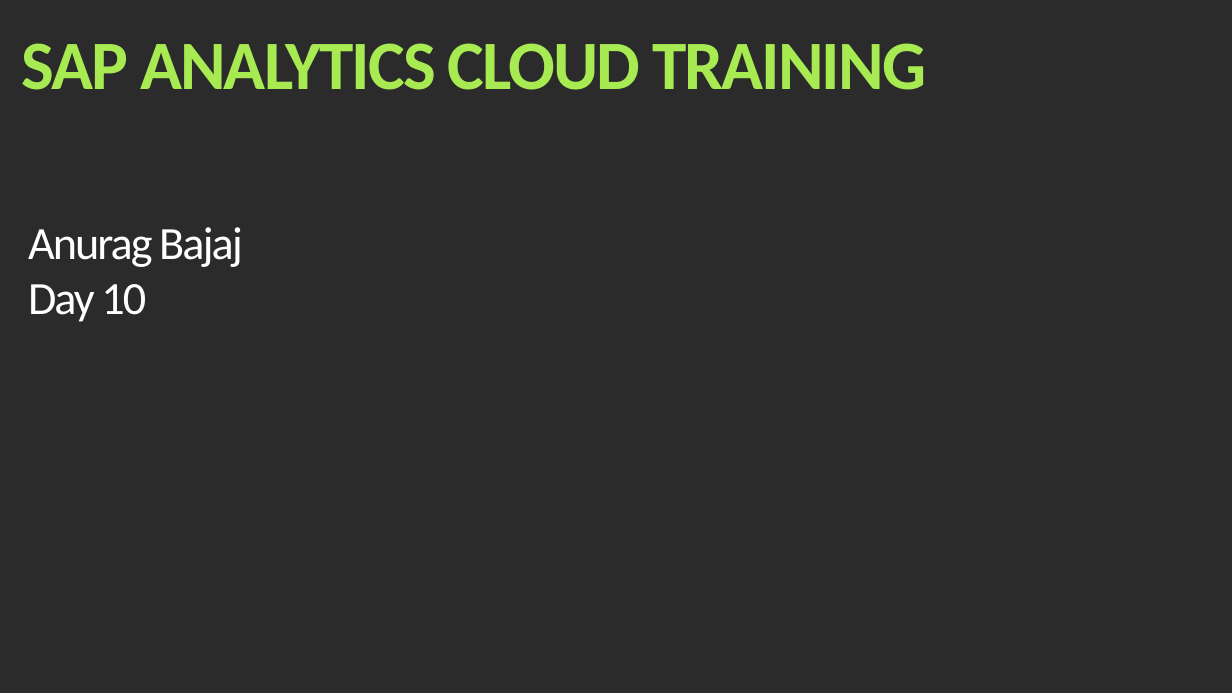
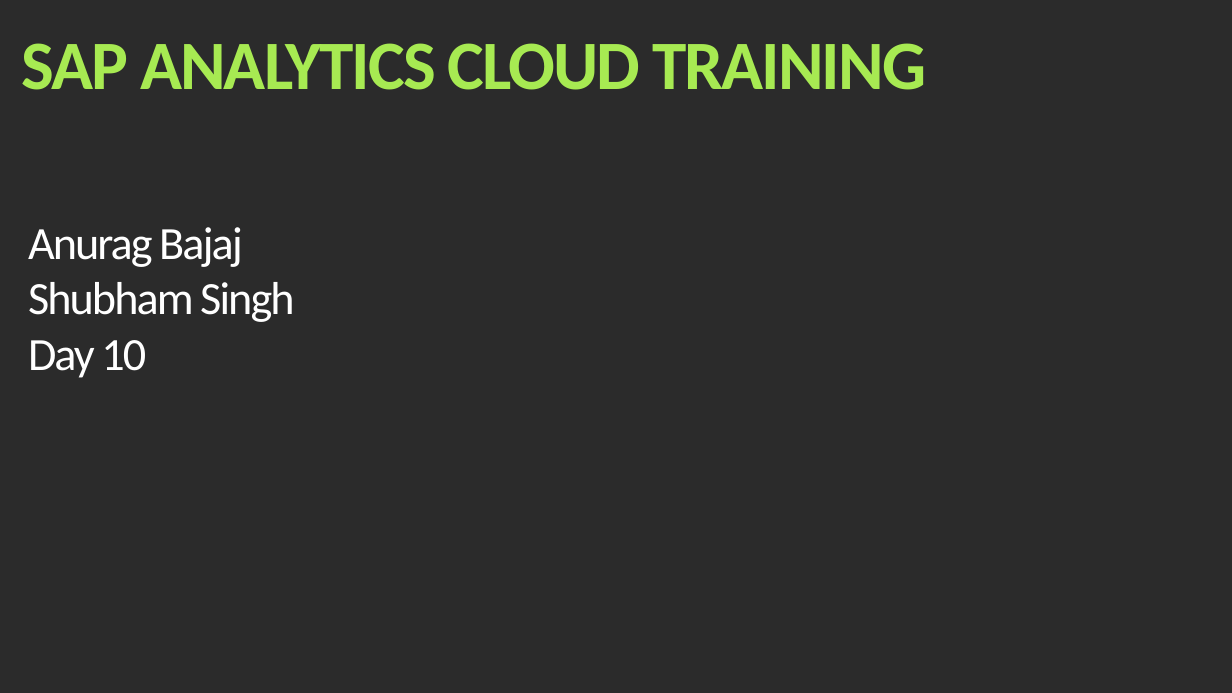
Before and after one commit to soyuztechnologies/SAC_SaamaTechnologies, a slide deck: slide 1 of day 10/SAC_Training Day 10.pptx. Drawn at 1232x693 pixels with LibreOffice and Linux fonts; fonts in the diff are those of the drawing; background and template pictures are left out; a plain dark background stands for a picture behind light text. Boxes give left, top, right and bottom in pixels: in the first picture for what was removed or moved away, otherwise in the second. Text is boxed around its words. In the diff, an @@ line names an element or a change of style, - is before the commit and + after.

```diff
--- a/day 10/SAC_Training Day 10.pptx
+++ b/day 10/SAC_Training Day 10.pptx
@@ text at <box>28,282,294,322</box>: paragraph added @@
+Shubham Singh
```
Also in this commit, not shown: 3 other slides changed, 1 slide removed, 1 other file.
